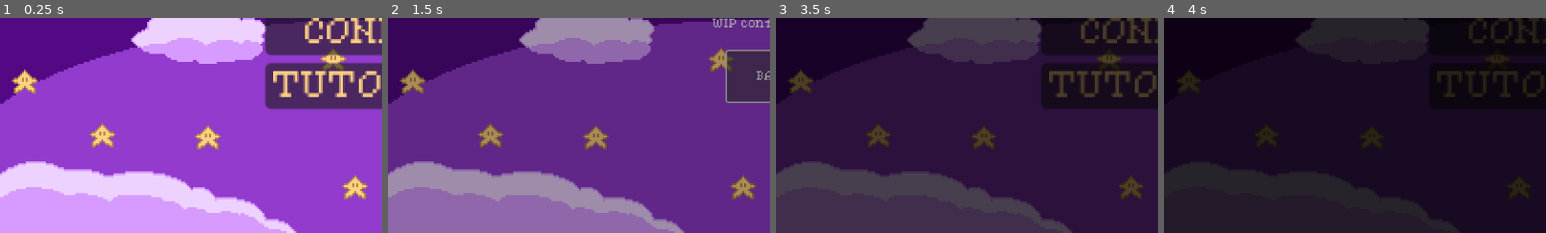
Above: before the commit, frames 1-4 (left to right).
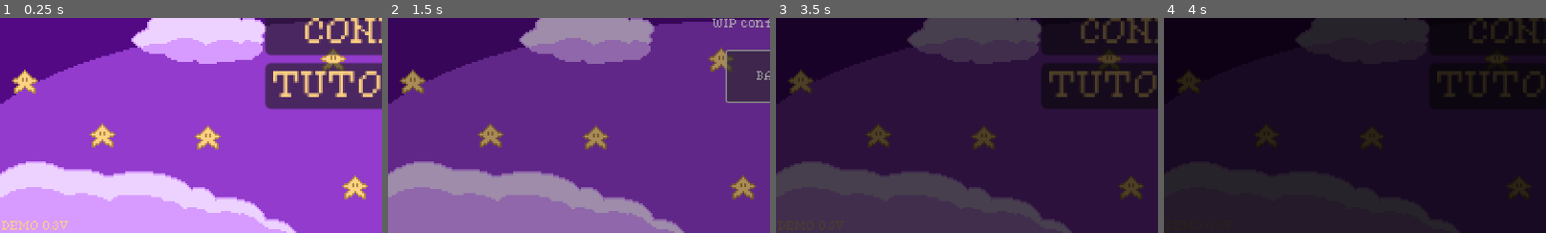
Above: after the commit, the same moments.

Repository: jacio-m/DreamRunner
Game: Godot game, scene res://HUD/main_menu.tscn
The game is run twice, just before and just after one commit, with the same random seed, the same clock (stepped at 60 frames per second) and the same inputs.
Inputs:
- Up to frame 1 (0.25 s): no input
- Up to frame 2 (1.5 s): click "CONFIG" at 0.5 s; click "BACK" at 1.25 s
- Up to frame 3 (3.5 s): click "TUTORIAL" at 2 s; click "BACK" at 2.75 s
- Up to frame 4 (4 s): click "PLAY" at 3.5 s
The pictures show only the part of the screen within x 0-50%, y 50-100%; the shares and areas given below are measured in that part.

The runs differ from the first frame. In frame 1, 0.4% of the frame differs, in the area x 0-18%, y 94-99%; in frame 2, nothing differs; in frame 3, 0.2%; in frame 4, less than 0.1%.

Commit message:
Added Sounds for Interactions With Buttons

Diff:
--- a/HUD/main_menu.tscn
+++ b/HUD/main_menu.tscn
@@ -13,6 +13,8 @@
 [ext_resource type="Texture2D" uid="uid://b85m4btt0vx5h" path="res://HUD/Sprites/menu_title3.png" id="5_xudqj"]
 [ext_resource type="Script" uid="uid://bdq5iqqq4egxr" path="res://HUD/menu_buttons.gd" id="6_qs2e7"]
 [ext_resource type="FontFile" uid="uid://eiv0e5a5eppv" path="res://HUD/Fonts/PixelatedEleganceRegular-ovyAA.ttf" id="7_xudqj"]
+[ext_resource type="AudioStream" uid="uid://xp7up1ii6a52" path="res://Sounds/shine-2-268904.mp3" id="14_c5h8u"]
+[ext_resource type="AudioStream" uid="uid://cgcxbnq8no005" path="res://Sounds/shine-4-268912.mp3" id="15_64i8y"]
 
 [sub_resource type="SpriteFrames" id="SpriteFrames_fqn15"]
 animations = [{
@@ -137,3 +139,19 @@
 animation = &"Child Idle"
 frame_progress = 0.50171
 flip_h = true
+
+[node name="DemoLabel" type="Label" parent="."]
+offset_left = 3.0
+offset_top = 630.0
+offset_right = 104.0
+offset_bottom = 653.0
+theme_override_colors/font_color = Color(1, 0.819608, 0.513726, 1)
+theme_override_fonts/font = ExtResource("7_xudqj")
+text = "DEMO 0.3V"
+
+[node name="SelectingSound" type="AudioStreamPlayer" parent="."]
+stream = ExtResource("14_c5h8u")
+
+[node name="EnterSound" type="AudioStreamPlayer" parent="."]
+stream = ExtResource("15_64i8y")
+pitch_scale = 2.99
--- a/HUD/menu_buttons.gd
+++ b/HUD/menu_buttons.gd
@@ -7,10 +7,13 @@
 	$TutorialButton.pressed.connect(tutorial_scene)
 
 func play_game():
+	$"../EnterSound".play()
 	FadeAnimation.fade_to_scene("res://Levels/Scenes/main.tscn")
 
 func config_scene():
+	$"../EnterSound".play()
 	FadeAnimation.fade_to_scene("res://HUD/config_screen.tscn")
 
 func tutorial_scene():
+	$"../EnterSound".play()
 	FadeAnimation.fade_to_scene("res://HUD/tutorial.tscn")
Not shown: 1 places in HUD/main_menu.tscn that only renumber resources
Not shown, added: Sounds/shine-2-268904.mp3.import
Not shown, added: Sounds/shine-4-268912.mp3.import
Not shown, added: Sounds/shine-2-268904.mp3
Not shown, added: Sounds/shine-4-268912.mp3
